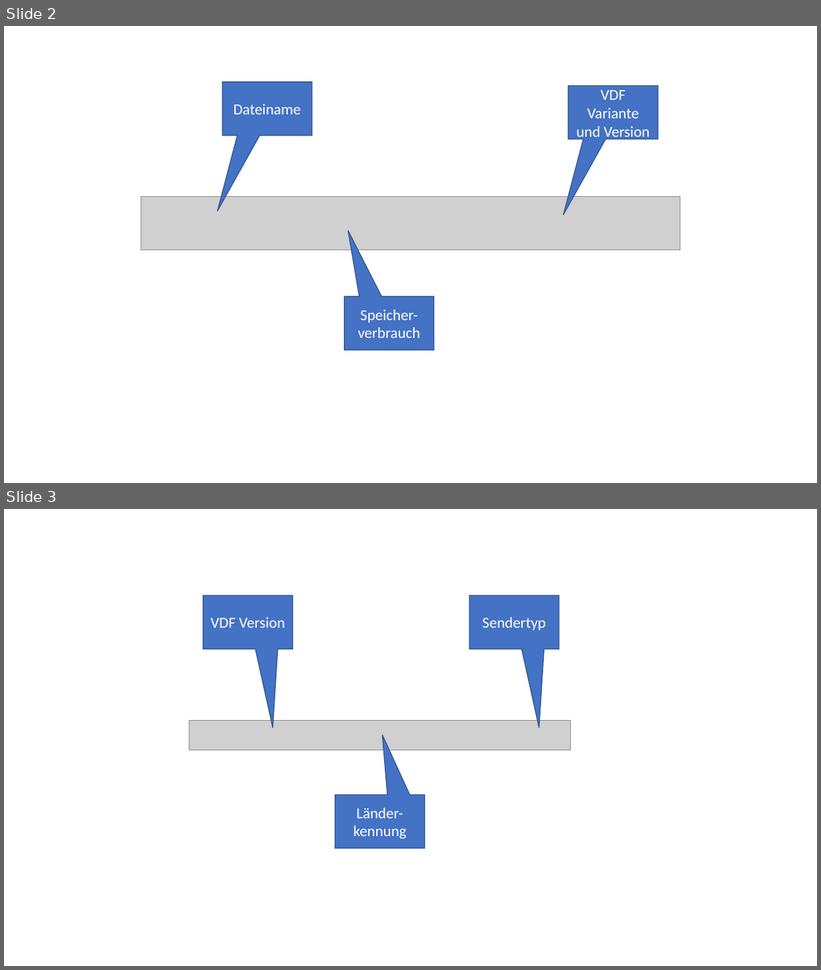
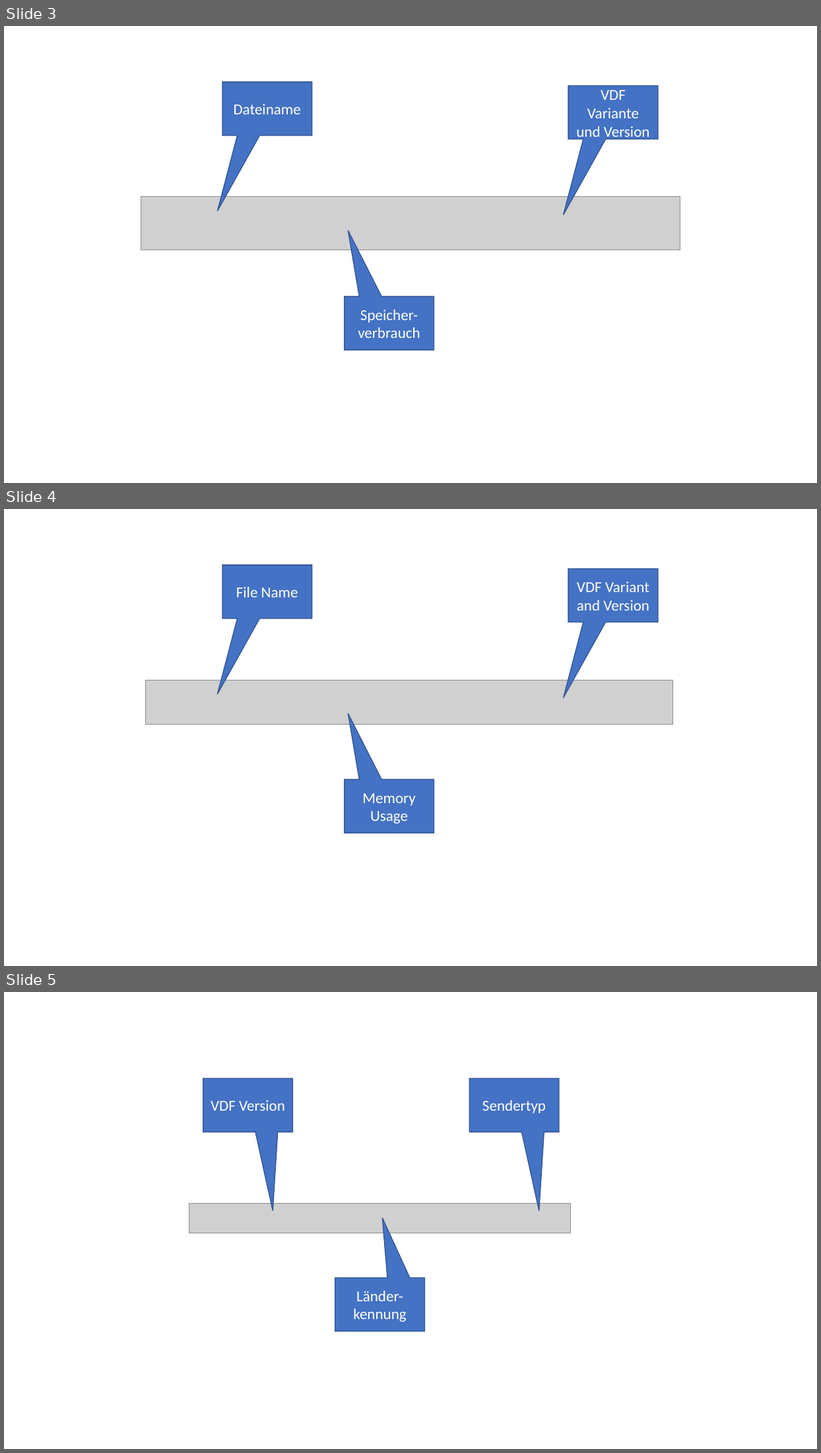
Before and after one commit to sg26565/hott-transmitter-config, a slide deck: VDFEditor/VDFEditor.pptx. Shown one above the other, each under a label of ours: slides 2 and 3 before the commit, slides 3, 4 and 5 after it. The pictures are 821x970 and 821x1453 pixels, drawn with LibreOffice and Linux fonts; fonts in the diff are those of the drawing; grey boxes stand for pictures. Boxes give left, top, right and bottom in pixels: in the first picture for what was removed or moved away, otherwise in the second. Text is boxed around its words. In the diff, an @@ line names an element or a change of style, - is before the commit and + after.

```diff
--- a/VDFEditor/VDFEditor.pptx
+++ b/VDFEditor/VDFEditor.pptx
@@ slide 4 added at (4,509,817,966), background #FFFFFF @@
@@ speech box added at (222,565,312,619), fill #4472C4, outline #325491 1 pt, 18 pt, text #FFFFFF @@
+File Name
@@ speech box added at (569,569,659,623), fill #4472C4, outline #325491 1 pt, 18 pt, text #FFFFFF @@
+VDF Variant and Version
@@ picture added at (145,680,673,724) @@
@@ speech box added at (345,780,434,834), fill #4472C4, outline #325491 1 pt, 18 pt, text #FFFFFF @@
+Memory Usage
@@ what was slide 2 is now slide 3 @@
@@ what was slide 3 is now slide 5 @@
```
Also in this commit, not shown: 2 other slides added, 7 other files.
